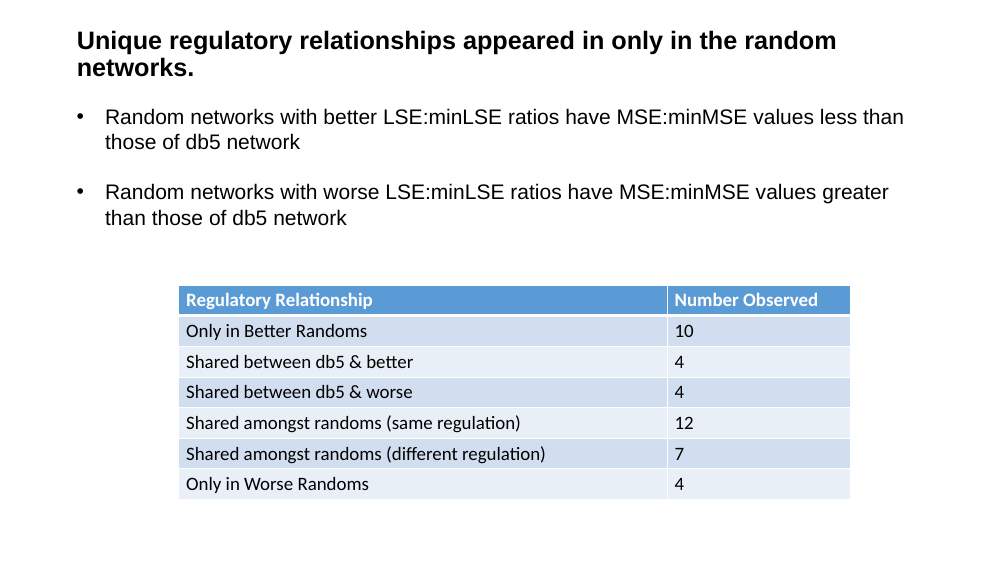
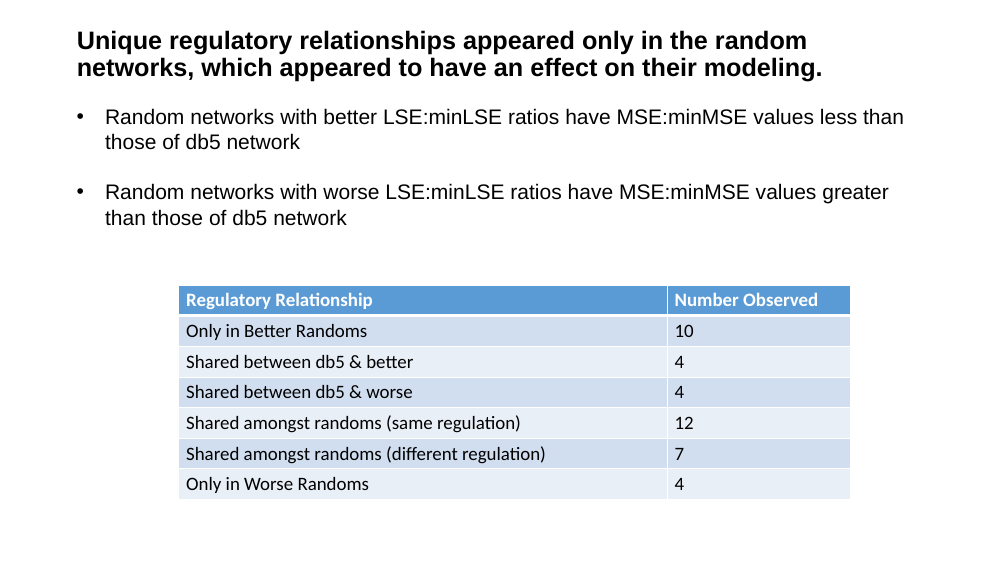
Before and after one commit to kdahlquist/GRNmap, a slide deck: slide 16 of documents/presentations/LMUURS17_NEW.pptx. Drawn at 1008x567 pixels with LibreOffice and Linux fonts; fonts in the diff are those of the drawing. Boxes give left, top, right and bottom in pixels: in the first picture for what was removed or moved away, otherwise in the second. Text is boxed around its words. In the diff, an @@ line names an element or a change of style, - is before the commit and + after.

Commit message:
Updated

```diff
--- a/documents/presentations/LMUURS17_NEW.pptx
+++ b/documents/presentations/LMUURS17_NEW.pptx
@@ title at bbox=[77, 30, 823, 82]: text changed @@
-Unique regulatory relationships appeared in only in the random networks.
+Unique regulatory relationships appeared only in the random networks, which appeared to have an effect on their modeling.
```
Also in this commit, not shown: 1 other slide changed.
